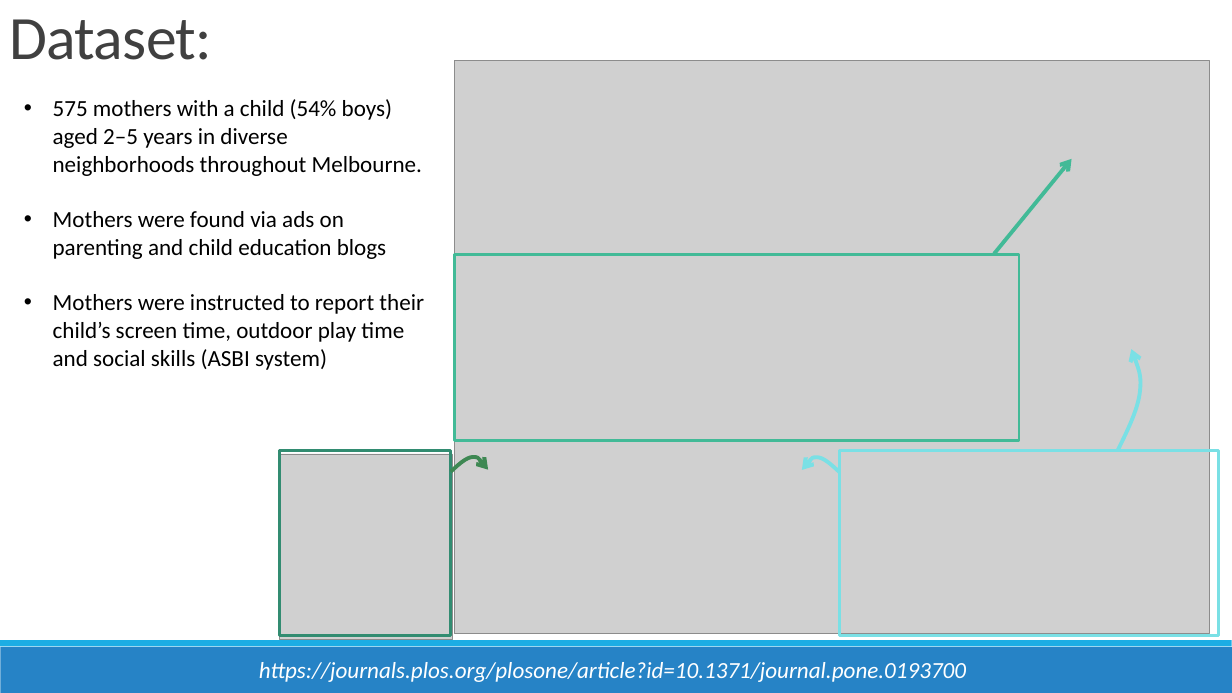
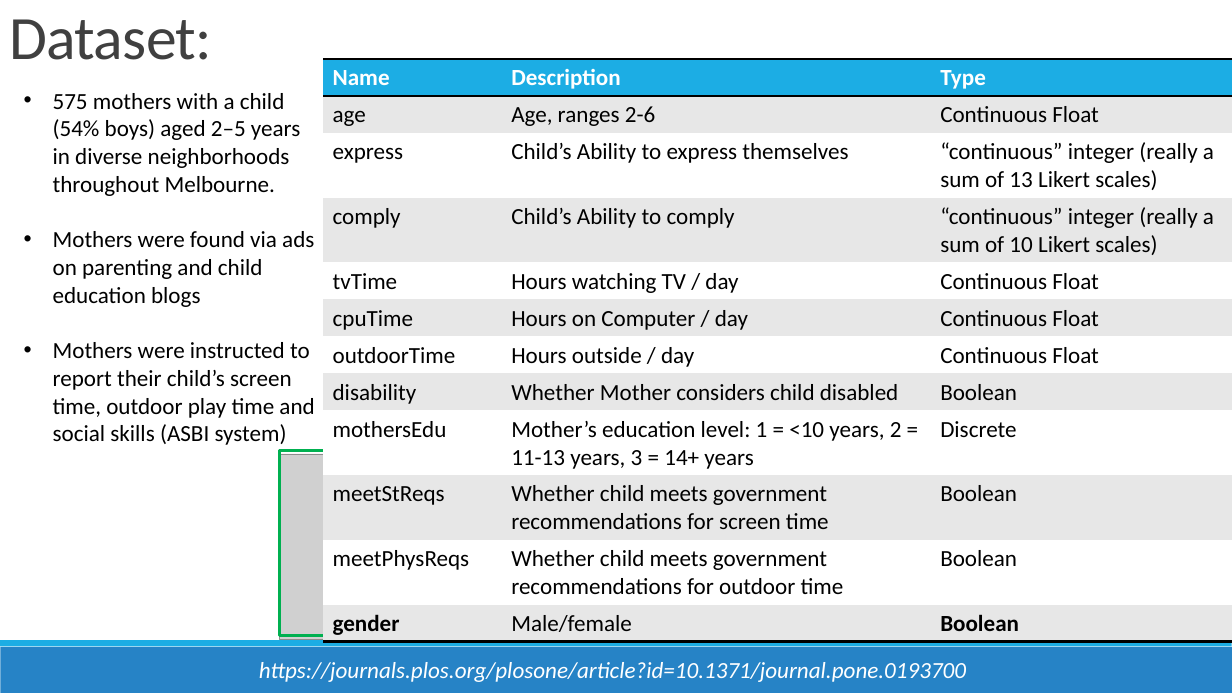
Before and after one commit to conditg/predicting-disruption, a slide deck: slide 2 of DisruptCapstone.pptx. Drawn at 1232x693 pixels with LibreOffice and Linux fonts; fonts in the diff are those of the drawing; grey boxes stand for pictures. Boxes give left, top, right and bottom in pixels: in the first picture for what was removed or moved away, otherwise in the second. Text is boxed around its words. In the diff, an @@ line names an element or a change of style, - is before the commit and + after.

```diff
--- a/DisruptCapstone.pptx
+++ b/DisruptCapstone.pptx
@@ table added at (x1=323, y1=59, x2=1232, y2=641), 12 rows, 3 columns @@
+Name | Description | Type
+age | Age, ranges 2-6 | Continuous Float
+express | Child’s Ability to express themselves | “continuous” integer (really a sum of 13 Likert scales)
+comply | Child’s Ability to comply | “continuous” integer (really a sum of 10 Likert scales)
+tvTime | Hours watching TV / day | Continuous Float
+cpuTime | Hours on Computer / day | Continuous Float
+outdoorTime | Hours outside / day | Continuous Float
+disability | Whether Mother considers child disabled | Boolean
+mothersEdu | Mother’s education level: 1 = <10 years, 2 = 11-13 years, 3 = 14+ years | Discrete
+meetStReqs | Whether child meets government recommendations for screen time | Boolean
+meetPhysReqs | Whether child meets government recommendations for outdoor time | Boolean
+gender | Male/female | Boolean
@@ text "575 mothers with a child ..." rewrapped from (x1=53, y1=99, x2=424, y2=370) to (x1=53, y1=93, x2=314, y2=445) @@
@@ arrow (994, 254) - (1072, 159): stroke #42BA97 3 pt to #00B050 3 pt @@
@@ rectangle at (x1=454, y1=255, x2=1019, y2=441): outline #42BA97 2.25 pt to #00B050 2.25 pt @@
@@ freeform shape at (x1=1118, y1=349, x2=1145, y2=453): outline #7AE0E5 3 pt to #00B050 3 pt @@
@@ rectangle at (x1=279, y1=450, x2=451, y2=636): outline #328B71 2.25 pt to #00B050 2.25 pt @@
@@ freeform shape at (x1=451, y1=457, x2=488, y2=472): outline #3E8853 3 pt to #00B050 3 pt @@
@@ freeform shape at (x1=802, y1=457, x2=839, y2=472): outline #7AE0E5 3 pt to #00B050 3 pt @@
@@ rectangle at (x1=840, y1=450, x2=1219, y2=636): outline #7AE0E5 2.25 pt to #00B050 2.25 pt @@
```
Also in this commit, not shown: 12 other slides changed, 4 slides added, 1 other file.
